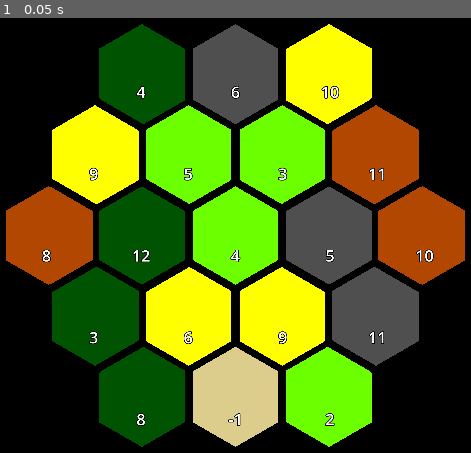
Above: before the commit, frame 1.
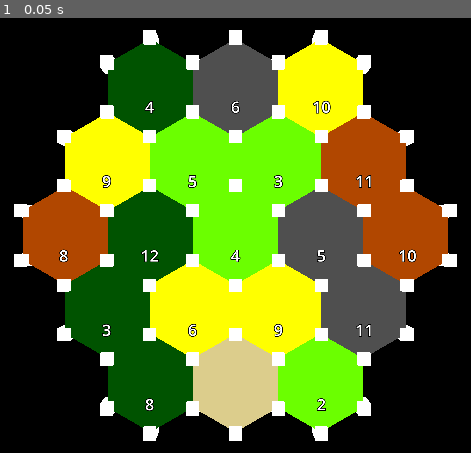
Above: after the commit, the same moment.

Repository: sunrizes/frontier
Game: Godot game, scene res://scenes/main_scene.tscn
Same seed, same stepped clock (60 frames per second), same inputs: the game is played once before the commit and once after it.
Inputs:
- Up to frame 1 (0.05 s): no input

The runs differ from the first frame. In frame 1, 21% of the frame differs, in the area x 1-99%, y 1-99%.

Commit message:
Vertex init

Diff:
--- a/scenes/gameplay/tile.tscn
+++ b/scenes/gameplay/tile.tscn
@@ -1,6 +1,7 @@
-[gd_scene load_steps=5 format=4 uid="uid://bdyatjgre31vn"]
+[gd_scene load_steps=6 format=4 uid="uid://bdyatjgre31vn"]
 
 [ext_resource type="Script" uid="uid://baemfqnriddrw" path="res://scripts/gameplay/tile.gd" id="1_tyvhr"]
+[ext_resource type="PackedScene" uid="uid://c8iscrrmk8bkl" path="res://scenes/gameplay/vertex.tscn" id="2_x5vhm"]
 
 [sub_resource type="StandardMaterial3D" id="StandardMaterial3D_7g24c"]
 
@@ -34,8 +35,9 @@
 blend_shape_mode = 0
 shadow_mesh = SubResource("ArrayMesh_n7oq7")
 
-[node name="tile" type="Node3D" node_paths=PackedStringArray("tile_mesh", "number_visual")]
+[node name="tile" type="Node3D" node_paths=PackedStringArray("vertices", "tile_mesh", "number_visual")]
 script = ExtResource("1_tyvhr")
+vertices = [NodePath("vertex0"), NodePath("vertex1"), NodePath("vertex2"), NodePath("vertex3"), NodePath("vertex4"), NodePath("vertex5")]
 tile_mesh = NodePath("hexagon_tile")
 number_visual = NodePath("number_visual")
 
@@ -48,3 +50,21 @@
 transform = Transform3D(1, -1.23002e-14, -3.55271e-15, 0, -4.37114e-08, 1, -1.06581e-14, -1, -4.37114e-08, 1.31134e-08, 0.1, 0.4)
 text = "999"
 font_size = 64
+
+[node name="vertex0" parent="." instance=ExtResource("2_x5vhm")]
+transform = Transform3D(1, 0, 0, 0, 1, 0, 0, 0, 1, -0.866025, 0, -0.5)
+
+[node name="vertex1" parent="." instance=ExtResource("2_x5vhm")]
+transform = Transform3D(1, 0, 0, 0, 1, 0, 0, 0, 1, -8.9407e-08, 0, -1)
+
+[node name="vertex2" parent="." instance=ExtResource("2_x5vhm")]
+transform = Transform3D(1, 0, 0, 0, 1, 0, 0, 0, 1, 0.866026, 0, -0.5)
+
+[node name="vertex3" parent="." instance=ExtResource("2_x5vhm")]
+transform = Transform3D(1, 0, 0, 0, 1, 0, 0, 0, 1, 0.866025, 0, 0.5)
+
+[node name="vertex4" parent="." instance=ExtResource("2_x5vhm")]
+transform = Transform3D(1, 0, 0, 0, 1, 0, 0, 0, 1, -2.98023e-08, 0, 1)
+
+[node name="vertex5" parent="." instance=ExtResource("2_x5vhm")]
+transform = Transform3D(1, 0, 0, 0, 1, 0, 0, 0, 1, -0.866025, 0, 0.5)
--- /dev/null
+++ b/scenes/gameplay/vertex.tscn
@@ -0,0 +1,16 @@
+[gd_scene load_steps=4 format=3 uid="uid://c8iscrrmk8bkl"]
+
+[ext_resource type="Script" uid="uid://bfod1u17m4sqr" path="res://scripts/gameplay/vertex.gd" id="1_6dk7v"]
+
+[sub_resource type="StandardMaterial3D" id="StandardMaterial3D_jv00g"]
+shading_mode = 0
+
+[sub_resource type="BoxMesh" id="BoxMesh_6dk7v"]
+material = SubResource("StandardMaterial3D_jv00g")
+size = Vector3(0.25, 0.25, 0.25)
+
+[node name="vertex" type="Node3D"]
+script = ExtResource("1_6dk7v")
+
+[node name="mesh" type="MeshInstance3D" parent="."]
+mesh = SubResource("BoxMesh_6dk7v")
--- a/scenes/main_scene.tscn
+++ b/scenes/main_scene.tscn
@@ -13,7 +13,6 @@
 script = ExtResource("1_w2twt")
 tile = ExtResource("2_pw63i")
 board_settings = ExtResource("3_7ykc4")
-hex_size = 1.1
 
 [node name="cam" type="Camera3D" parent="."]
 transform = Transform3D(1, 0, 0, 0, -4.37114e-08, 1, 0, -1, -4.37114e-08, 0, 6, 0)
--- a/scripts/gameplay/grid_generator.gd
+++ b/scripts/gameplay/grid_generator.gd
@@ -4,15 +4,17 @@
 @export var board_settings: BoardSettings
 @export var hex_size: float = 1.0
 
+var spawned_tiles: Array[Tile] = []
+
 func _ready() -> void:
-	var coordinates = generate_positions(board_settings.board_radius)
+	var coordinates: Array[Vector2i] = generate_positions(board_settings.board_radius)
 
-	var types = board_settings.tile_types.duplicate()
+	var types: Array[Util.RESOURCE] = board_settings.tile_types.duplicate()
 	types.shuffle()
-	var numbers = board_settings.tile_numbers.duplicate()
+	var numbers: Array[int] = board_settings.tile_numbers.duplicate()
 	numbers.shuffle()
 
-	var number_index := 0
+	var number_index: int = 0
 
 	for i in range(coordinates.size()):
 		var new_tile = tile.instantiate()
@@ -24,12 +26,16 @@
 
 		if res != Util.RESOURCE.DESERT:
 			num = numbers[number_index]
-			number_index += 1  # only move forward for non-desert tiles
+			number_index += 1
 
-		if new_tile.has_method("setup"):
-			new_tile.setup(res, num)
+		new_tile.setup(res, num)
+
+		spawned_tiles.append(new_tile)
 
 		add_child(new_tile)
+
+	for i in range(spawned_tiles.size()):
+		print(spawned_tiles[i].name)
 
 func tile_to_board(q: int, r: int, size: float) -> Vector3:
 	var x = size * sqrt(3) * (q + r/2.0)
--- a/scripts/gameplay/tile.gd
+++ b/scripts/gameplay/tile.gd
@@ -3,6 +3,7 @@
 
 @export var resource: Util.RESOURCE = Util.RESOURCE.DESERT
 @export var number: int = -1
+@export var vertices: Array[Vertex]
 
 #Visuals
 @export var tile_mesh: MeshInstance3D
@@ -11,6 +12,9 @@
 func setup(resource_type: Util.RESOURCE, tile_number: int) -> void:
 	resource = resource_type
 	number = tile_number
+	self.name = str(Util.RESOURCE.keys()[resource_type]) + "_" + str(number) + "_" + str(randi())
+	for i in range(vertices.size()):
+		vertices[i].number = number
 	update_visual()
 
 func update_visual() -> void:
@@ -28,4 +32,7 @@
 		Util.RESOURCE.WOOL:
 			tile_mesh.material_override = Util.tile_material_wool
 
-	number_visual.text = str(number)
+	if number != -1:
+		number_visual.text = str(number)
+	else:
+		number_visual.text = ""
--- /dev/null
+++ b/scripts/gameplay/vertex.gd
@@ -0,0 +1,4 @@
+extends Node3D
+class_name Vertex
+
+var number: int = 0
Binary file added: assets/models/city.glb
Not shown, added: assets/models/city.glb.import
Binary file added: assets/models/settlement.glb
Not shown, added: assets/models/settlement.glb.import
Binary file added: assets/models/tile_vertices.glb
Not shown, added: assets/models/tile_vertices.glb.import
Not shown, added: scripts/gameplay/vertex.gd.uid
